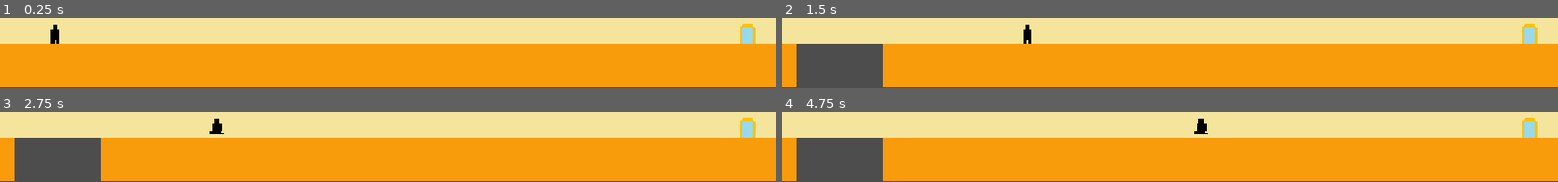
Above: before the commit, frames 1-4 (two rows, left to right).
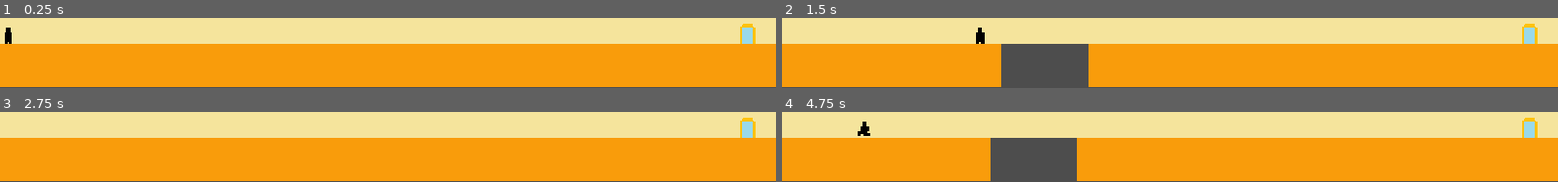
Above: after the commit, the same moments.

Repository: ZJH2705/final_project
Game: Godot game, scene res://scene/game_4.tscn
The game is run twice, just before and just after one commit, with the same random seed, the same clock (stepped at 60 frames per second) and the same inputs. This scene is started directly instead of the project's main scene.
Inputs:
- Up to frame 1 (0.25 s): no input
- Up to frame 2 (1.5 s): tap Enter (ui_accept) at 0.5, 0.6, 0.77, 1.07, 1.35 s; hold Right (ui_right) from 0.53 s (still down)
- Up to frame 3 (2.75 s): tap Enter (ui_accept) at 1.52, 1.82, 2.1 s; release Right (ui_right) at 2.03 s; hold Left (ui_left) from 2.03 s (still down)
- Up to frame 4 (4.75 s): release Left (ui_left) at 2.78 s; hold Right (ui_right) 2.78-4.28 s; tap Enter (ui_accept) at 2.85, 3.02, 3.32, 3.6, 3.77, 4.07, 4.35, 4.52 s; hold Left (ui_left) from 4.28 s (still down)

The runs differ from the first frame. In frame 1, 0.4% of the frame differs, in the area x 0-8%, y 9-37%; in frame 2, 14%, in the area x 1-40%, y 9-99%; in frame 3, 7.1%; in frame 4, 14%.

Commit message:
0527更新-2

Diff:
--- a/scene/character.tscn
+++ b/scene/character.tscn
@@ -171,6 +171,4 @@
 position = Vector2(-310, 133)
 scale = Vector2(0.212389, 0.165542)
 sprite_frames = SubResource("SpriteFrames_jnn1m")
-animation = &"die"
-frame = 1
-frame_progress = 1.0
+animation = &"idle"
--- a/scene/character1.tscn
+++ /dev/null
@@ -1,149 +0,0 @@
-[gd_scene load_steps=11 format=3 uid="uid://dltu3runi274s"]
-
-[ext_resource type="Texture2D" uid="uid://cg4try6t3lsxa" path="res://assets/基本元素.png" id="1_x0r3k"]
-
-[sub_resource type="GDScript" id="GDScript_tlt3g"]
-script/source = "extends CharacterBody2D
-@onready var anim = $AnimatedSprite2D
-const SPEED = 300.0
-const JUMP_VELOCITY = -500.0
-const GRAVITY = 1200.0
-var is_dead: bool = false
-var is_pass: bool = false
-#func _ready():
- #var door = get_node_or_null(\"/root/YourScene/Door\")  # 改成實際門的路徑
- #if door:
-  #door.connect(\"player_entered_door\", Callable(self, \"_on_player_entered_door\"))
-func _pass():
- is_pass = true
- anim.play(\"disappear\")
- await anim.animation_finished
-func _on_death_animation_finished():
-	# 這裡可以添加重新載入場景或其他你想做的操作
- print(\"死亡動畫播放完畢\")
-	# 如果你想重新載入場景，可以在這裡加上
- get_tree().reload_current_scene()
-func die():
-
- if is_dead:
-  return
- is_dead = true
- velocity = Vector2.ZERO
- anim.play(\"die\")
- await anim.animation_finished
- print(\"check\")
- _on_death_animation_finished()  # 動畫結束後執行後續操作
- return
-func _physics_process(delta: float) -> void:
- # 加重力
- if is_dead or is_pass:
-  return
- if not is_on_floor():
-  velocity.y += GRAVITY * delta
-
- # 跳躍
- if Input.is_action_just_pressed(\"ui_up\") and is_on_floor():
-  velocity.y = JUMP_VELOCITY
-
- # 左右移動
- var direction := Input.get_axis(\"ui_left\", \"ui_right\")
- if direction:
-  velocity.x = direction * SPEED
-
- # <<< 左右翻轉角色
-  if direction < 0:
-   anim.flip_h = true  # 往左：水平翻轉
-  elif direction > 0:
-   anim.flip_h = false # 往右：正常
- else:
-  velocity.x = move_toward(velocity.x, 0, SPEED)
-
- move_and_slide()
- if velocity.x == 0:
-  anim.play(\"idle\")  # 靜止時播放待機動畫
-  #print(\"check22\")
- else:
-  anim.play(\"run\")   # 左右移動時播
- if is_dead:
-  return
-"
-
-[sub_resource type="AtlasTexture" id="AtlasTexture_jnn1m"]
-atlas = ExtResource("1_x0r3k")
-region = Rect2(0, 0, 113, 200)
-
-[sub_resource type="AtlasTexture" id="AtlasTexture_uf5qm"]
-atlas = ExtResource("1_x0r3k")
-region = Rect2(0, 0, 113, 200)
-
-[sub_resource type="AtlasTexture" id="AtlasTexture_6uprx"]
-atlas = ExtResource("1_x0r3k")
-region = Rect2(113, 0, 113, 200)
-
-[sub_resource type="AtlasTexture" id="AtlasTexture_gw3xd"]
-atlas = ExtResource("1_x0r3k")
-region = Rect2(226, 0, 113, 200)
-
-[sub_resource type="AtlasTexture" id="AtlasTexture_sqgh0"]
-atlas = ExtResource("1_x0r3k")
-region = Rect2(339, 0, 113, 200)
-
-[sub_resource type="AtlasTexture" id="AtlasTexture_oumao"]
-atlas = ExtResource("1_x0r3k")
-region = Rect2(452, 0, 113, 200)
-
-[sub_resource type="SpriteFrames" id="SpriteFrames_jnn1m"]
-animations = [{
-"frames": [],
-"loop": true,
-"name": &"die",
-"speed": 5.0
-}, {
-"frames": [{
-"duration": 1.0,
-"texture": SubResource("AtlasTexture_jnn1m")
-}],
-"loop": true,
-"name": &"idle",
-"speed": 5.0
-}, {
-"frames": [],
-"loop": true,
-"name": &"jump",
-"speed": 5.0
-}, {
-"frames": [{
-"duration": 1.0,
-"texture": SubResource("AtlasTexture_uf5qm")
-}, {
-"duration": 1.0,
-"texture": SubResource("AtlasTexture_6uprx")
-}, {
-"duration": 1.0,
-"texture": SubResource("AtlasTexture_gw3xd")
-}, {
-"duration": 1.0,
-"texture": SubResource("AtlasTexture_sqgh0")
-}, {
-"duration": 1.0,
-"texture": SubResource("AtlasTexture_oumao")
-}],
-"loop": true,
-"name": &"run",
-"speed": 10.0
-}]
-
-[sub_resource type="RectangleShape2D" id="RectangleShape2D_k8rrn"]
-size = Vector2(12.5, 30)
-
-[node name="CharacterBody2D" type="CharacterBody2D"]
-position = Vector2(1, 0)
-script = SubResource("GDScript_tlt3g")
-
-[node name="AnimatedSprite2D" type="AnimatedSprite2D" parent="."]
-scale = Vector2(0.245138, 0.191067)
-sprite_frames = SubResource("SpriteFrames_jnn1m")
-animation = &"die"
-
-[node name="CollisionShape2D" type="CollisionShape2D" parent="."]
-shape = SubResource("RectangleShape2D_k8rrn")
--- a/scene/game_2.tscn
+++ b/scene/game_2.tscn
@@ -4,13 +4,13 @@
 [ext_resource type="Script" uid="uid://h6l6k6ilkhv" path="res://scene/script/game_2.gd" id="1_15p42"]
 [ext_resource type="Texture2D" uid="uid://bat78kb5syh54" path="res://assets/背景.png" id="2_4onms"]
 [ext_resource type="Texture2D" uid="uid://cg4try6t3lsxa" path="res://assets/基本元素.png" id="3_15p42"]
-[ext_resource type="PackedScene" uid="uid://dltu3runi274s" path="res://scene/character1.tscn" id="4_d4tkn"]
 [ext_resource type="PackedScene" uid="uid://duxf8eyov0vlo" path="res://scene/coin.tscn" id="5_xttwy"]
 [ext_resource type="PackedScene" uid="uid://hyn84pvnm8lw" path="res://scene/coin_dead.tscn" id="6_m71ce"]
 [ext_resource type="PackedScene" uid="uid://847on4jke4qp" path="res://scene/kill_zone.tscn" id="7_24os6"]
 [ext_resource type="PackedScene" uid="uid://cm4mt5e2p7rdt" path="res://scene/door.tscn" id="8_ihhsk"]
 [ext_resource type="PackedScene" uid="uid://c580sqtamtoor" path="res://scene/pause_menu.tscn" id="9_4onms"]
 [ext_resource type="PackedScene" uid="uid://btxobaq142ak5" path="res://scene/Transitiondoor.tscn" id="11_d4tkn"]
+[ext_resource type="PackedScene" uid="uid://iemv8nqnd71d" path="res://scene/character.tscn" id="11_xttwy"]
 
 [sub_resource type="TileSetAtlasSource" id="TileSetAtlasSource_xwcet"]
 texture = ExtResource("1_5av1x")
@@ -9855,9 +9855,6 @@
 tile_map_data = PackedByteArray("AAD7//z/AQAZABYAAAD7//3/AQAZABYAAAD7//7/AQAZABYAAAD7////AQAZABYAAAD7/wAAAQAZABYAAAD7/w …(43136 unchanged characters)…
 tile_set = SubResource("TileSet_1x5d1")
 
-[node name="CharacterBody2D2" parent="." instance=ExtResource("4_d4tkn")]
-position = Vector2(-653, 49)
-
 [node name="coin" parent="." instance=ExtResource("5_xttwy")]
 position = Vector2(-45, 46)
 
@@ -9884,13 +9881,13 @@
 
 [node name="coin dead2" parent="." instance=ExtResource("6_m71ce")]
 position = Vector2(40, 43)
+script = null
 
 [node name="kill zone" parent="." instance=ExtResource("7_24os6")]
-position = Vector2(-208, 156)
+position = Vector2(-214, 92)
 
 [node name="door" parent="." instance=ExtResource("8_ihhsk")]
 position = Vector2(444, 38)
-script = null
 
 [node name="Area2D" type="Area2D" parent="."]
 position = Vector2(-353, -94)
@@ -9906,3 +9903,6 @@
 [node name="Transitiondoor" parent="." instance=ExtResource("11_d4tkn")]
 position = Vector2(-115, -198.625)
 scale = Vector2(0.656, 0.529)
+
+[node name="CharacterBody2D" parent="." instance=ExtResource("11_xttwy")]
+position = Vector2(-343, -85)
--- a/scene/game_3.tscn
+++ b/scene/game_3.tscn
@@ -9870,6 +9870,8 @@
 
 [node name="Camera2D" parent="." index="0"]
 position = Vector2(4, 41)
+offset = Vector2(-100, 10)
+zoom = Vector2(1, 1)
 
 [node name="TileMapLayer2" parent="." index="1"]
 tile_map_data = PackedByteArray("AADW/wQAAAAEAA4AAADX/wQAAAAEAA4AAADY/wQAAAAEAA4AAADZ/wQAAAAEAA4AAADa/wQAAAAEAA4AAADb/w …(1136 unchanged characters)…
@@ -9880,17 +9882,17 @@
 tile_set = SubResource("TileSet_1x5d1")
 
 [node name="CharacterBody2D" parent="." index="3"]
-position = Vector2(-305, -82)
+position = Vector2(-362, -83)
 
 [node name="coin3" parent="." index="6"]
 position = Vector2(-174, 53)
 
 [node name="kill zone" parent="." index="13"]
-position = Vector2(-208, 156)
+position = Vector2(-227, 89)
 
 [node name="door" parent="." index="14"]
-position = Vector2(436, 48)
-script = null
+position = Vector2(458, 38)
+scale = Vector2(1, 1)
 
 [node name="platform" parent="." index="15" instance=ExtResource("2_f3uhq")]
 position = Vector2(-1227, -585)
@@ -9903,5 +9905,6 @@
 autoplay = "move"
 
 [node name="Transitiondoor" parent="." index="16"]
+visible = false
 position = Vector2(-104.5, -200.016)
 scale = Vector2(0.6505, 0.526425)
--- a/scene/game_4.tscn
+++ b/scene/game_4.tscn
@@ -4,10 +4,10 @@
 [ext_resource type="Script" uid="uid://gl2qkwldkmkd" path="res://scene/script/game_4.gd" id="1_xyaxd"]
 [ext_resource type="Texture2D" uid="uid://bat78kb5syh54" path="res://assets/背景.png" id="2_xyaxd"]
 [ext_resource type="Texture2D" uid="uid://cg4try6t3lsxa" path="res://assets/基本元素.png" id="3_kcvmm"]
-[ext_resource type="PackedScene" uid="uid://dltu3runi274s" path="res://scene/character1.tscn" id="4_sepx6"]
-[ext_resource type="Script" uid="uid://cry82lccbbcsd" path="res://scene/script/tile_map_layer_1.gd" id="4_xyaxd"]
+[ext_resource type="Script" uid="uid://cry82lccbbcsd" path="res://scene/script/tile_map_layer_.gd" id="4_xyaxd"]
 [ext_resource type="PackedScene" uid="uid://847on4jke4qp" path="res://scene/kill_zone.tscn" id="7_hwk7s"]
 [ext_resource type="PackedScene" uid="uid://cm4mt5e2p7rdt" path="res://scene/door.tscn" id="8_p6mln"]
+[ext_resource type="PackedScene" uid="uid://iemv8nqnd71d" path="res://scene/character.tscn" id="9_kcvmm"]
 [ext_resource type="PackedScene" uid="uid://btxobaq142ak5" path="res://scene/Transitiondoor.tscn" id="9_xyaxd"]
 
 [sub_resource type="TileSetAtlasSource" id="TileSetAtlasSource_xwcet"]
@@ -9855,11 +9855,8 @@
 tile_set = SubResource("TileSet_1x5d1")
 script = ExtResource("4_xyaxd")
 
-[node name="CharacterBody2D" parent="." instance=ExtResource("4_sepx6")]
-position = Vector2(-595, 50)
-
 [node name="kill zone" parent="." instance=ExtResource("7_hwk7s")]
-position = Vector2(-110, 304)
+position = Vector2(-411, 100)
 
 [node name="door" parent="." instance=ExtResource("8_p6mln")]
 position = Vector2(432, 38)
@@ -9883,5 +9880,8 @@
 position = Vector2(-94.1, -199.125)
 scale = Vector2(0.6351, 0.5298)
 
+[node name="CharacterBody2D" parent="." instance=ExtResource("9_kcvmm")]
+position = Vector2(-355, -84)
+
 [connection signal="body_entered" from="Area2D" to="TileMapLayer2" method="_on_area_2d_body_entered"]
 [connection signal="body_entered" from="Area2D2" to="TileMapLayer2" method="_on_area_2d_body_entered"]
--- /dev/null
+++ b/scene/game_5.tscn
@@ -0,0 +1,10 @@
+[gd_scene load_steps=2 format=3 uid="uid://bvs6u5xasp1bw"]
+
+[ext_resource type="PackedScene" uid="uid://5scmjn1mk8u3" path="res://scene/game_2.tscn" id="1_jyx33"]
+
+[node name="game" instance=ExtResource("1_jyx33")]
+
+[node name="CharacterBody2D" parent="." index="17"]
+position = Vector2(-365, -82)
+
+[connection signal="body_entered" from="Area2D" to="." method="_on_area_2d_body_entered"]
--- a/scene/player.tscn
+++ /dev/null
@@ -1,55 +0,0 @@
-[gd_scene load_steps=9 format=3 uid="uid://nrbkbnarfs3q"]
-
-[ext_resource type="Script" uid="uid://cnytb0aqebowm" path="res://scene/script/player.gd" id="1_hjaqi"]
-[ext_resource type="Texture2D" uid="uid://dhq7504qja5hm" path="res://assets/sprites/knight.png" id="1_snucy"]
-
-[sub_resource type="AtlasTexture" id="AtlasTexture_qug0s"]
-atlas = ExtResource("1_snucy")
-region = Rect2(0, 0, 32, 32)
-
-[sub_resource type="AtlasTexture" id="AtlasTexture_gd05a"]
-atlas = ExtResource("1_snucy")
-region = Rect2(32, 0, 32, 32)
-
-[sub_resource type="AtlasTexture" id="AtlasTexture_86iwx"]
-atlas = ExtResource("1_snucy")
-region = Rect2(64, 0, 32, 32)
-
-[sub_resource type="AtlasTexture" id="AtlasTexture_318mt"]
-atlas = ExtResource("1_snucy")
-region = Rect2(96, 0, 32, 32)
-
-[sub_resource type="SpriteFrames" id="SpriteFrames_b8c3x"]
-animations = [{
-"frames": [{
-"duration": 1.0,
-"texture": SubResource("AtlasTexture_qug0s")
-}, {
-"duration": 1.0,
-"texture": SubResource("AtlasTexture_gd05a")
-}, {
-"duration": 1.0,
-"texture": SubResource("AtlasTexture_86iwx")
-}, {
-"duration": 1.0,
-"texture": SubResource("AtlasTexture_318mt")
-}],
-"loop": true,
-"name": &"default",
-"speed": 10.0
-}]
-
-[sub_resource type="CircleShape2D" id="CircleShape2D_snucy"]
-radius = 7.0
-
-[node name="CharacterBody2D" type="CharacterBody2D"]
-script = ExtResource("1_hjaqi")
-
-[node name="AnimatedSprite2D" type="AnimatedSprite2D" parent="."]
-sprite_frames = SubResource("SpriteFrames_b8c3x")
-autoplay = "default"
-frame_progress = 0.550692
-
-[node name="CollisionShape2D" type="CollisionShape2D" parent="."]
-position = Vector2(0, 5)
-shape = SubResource("CircleShape2D_snucy")
--- a/scene/script/coin_dead.gd
+++ b/scene/script/coin_dead.gd
@@ -15,7 +15,7 @@
 
 		var player = body as CharacterBody2D
 		player.die() #呼叫自己死亡
-
+		print("hello")
 		await player.anim.animation_finished
 		timer.start()
 func _on_timer_timeout() -> void:
--- a/scene/script/game_2.gd
+++ b/scene/script/game_2.gd
@@ -22,3 +22,7 @@
 	get_tree().change_scene_to_file("res://scene/game_3.tscn")
 
 	pass
+
+
+func _on_area_2d_body_entered(body: Node2D) -> void:
+	pass # Replace with function body.
--- a/scene/script/game_4.gd
+++ b/scene/script/game_4.gd
@@ -19,6 +19,6 @@
 	await Transition.animation_finished
 	#轉場景
 
-	get_tree().change_scene_to_file("res://scene/game_4.tscn")
+	get_tree().change_scene_to_file("res://scene/game_5.tscn")
 
 	pass
--- a/scene/script/kill_zone.gd
+++ b/scene/script/kill_zone.gd
@@ -1,4 +1,6 @@
 extends Area2D
+
+signal die
 
 @onready var timer: Timer = $Timer
 var has_triggered = false
@@ -18,3 +20,4 @@
 		timer.start()
 func _on_timer_timeout() -> void:
 	get_tree().reload_current_scene()
+	emit_signal("die")
--- a/scene/script/player.gd
+++ /dev/null
@@ -1,25 +0,0 @@
-extends CharacterBody2D
-
-
-const SPEED = 130.0
-const JUMP_VELOCITY = -300.0
-
-
-func _physics_process(delta: float) -> void:
-	# Add the gravity.
-	if not is_on_floor():
-		velocity += get_gravity() * delta
-
-	# Handle jump.
-	if Input.is_action_just_pressed("ui_accept") and is_on_floor():
-		velocity.y = JUMP_VELOCITY
-
-	# Get the input direction and handle the movement/deceleration.
-	# As good practice, you should replace UI actions with custom gameplay actions.
-	var direction := Input.get_axis("ui_left", "ui_right")
-	if direction:
-		velocity.x = direction * SPEED
-	else:
-		velocity.x = move_toward(velocity.x, 0, SPEED)
-
-	move_and_slide()
--- a/scene/script/tile_map_layer.gd
+++ /dev/null
@@ -1,26 +0,0 @@
-extends TileMapLayer
-
-# 設定玩家的 Node 名稱
-@export var player_name: String = "player"
-
-func _on_area_2d_body_entered(body: Node) -> void:
-	print("triggered", body)
-	# 判斷是不是玩家
-	if body.name != player_name:
-		return
-
-	# 取得玩家目前的 tilemap 格子座標
-	var player_pos: Vector2 = body.global_position
-	var player_tile: Vector2i = local_to_map(player_pos)
-
-	# 假設要讓玩家前方一排（x+1）全部消失
-	var disappear_x = player_tile.x + 1
-	var used_rect = get_used_rect()
-	var y_min = used_rect.position.y
-	var y_max = used_rect.position.y + used_rect.size.y - 1
-
-	for y in range(y_min, y_max + 1):
-
-		var target_pos = Vector2i(disappear_x, y)
-		# 將該格設為空（-1, Vector2i(-1, -1)）
-		set_cell(target_pos, -1, Vector2i(-1, -1))
Not shown: 1 places in scene/game_3.tscn that only renumber resources
Not shown, removed: scene/script/player.gd.uid
Not shown, removed: scene/script/tile_map_layer.gd.uid
Renamed: scene/script/tile_map_layer_1.gd -> scene/script/tile_map_layer_.gd
Renamed: scene/script/tile_map_layer_1.gd.uid -> scene/script/tile_map_layer_.gd.uid
